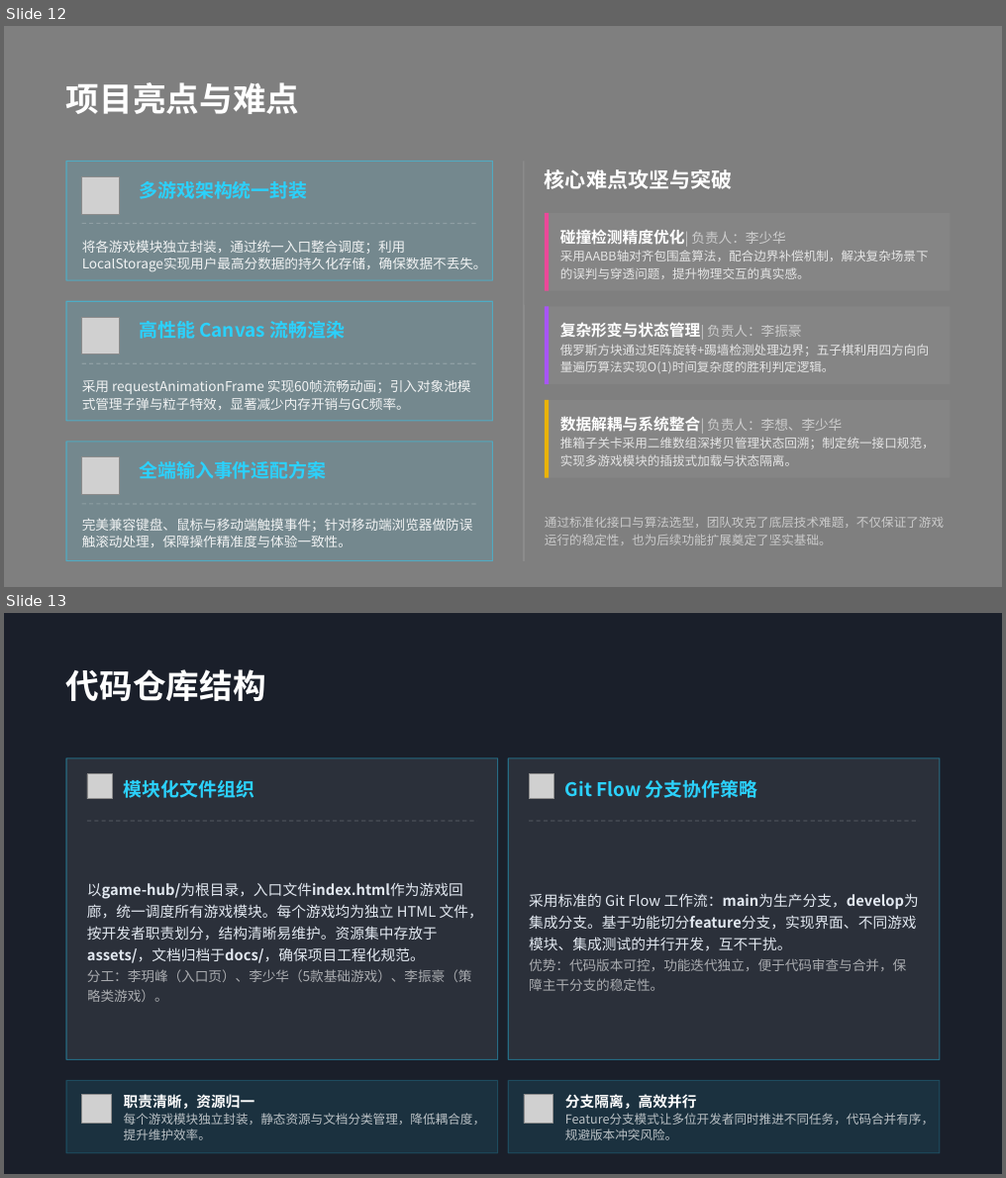
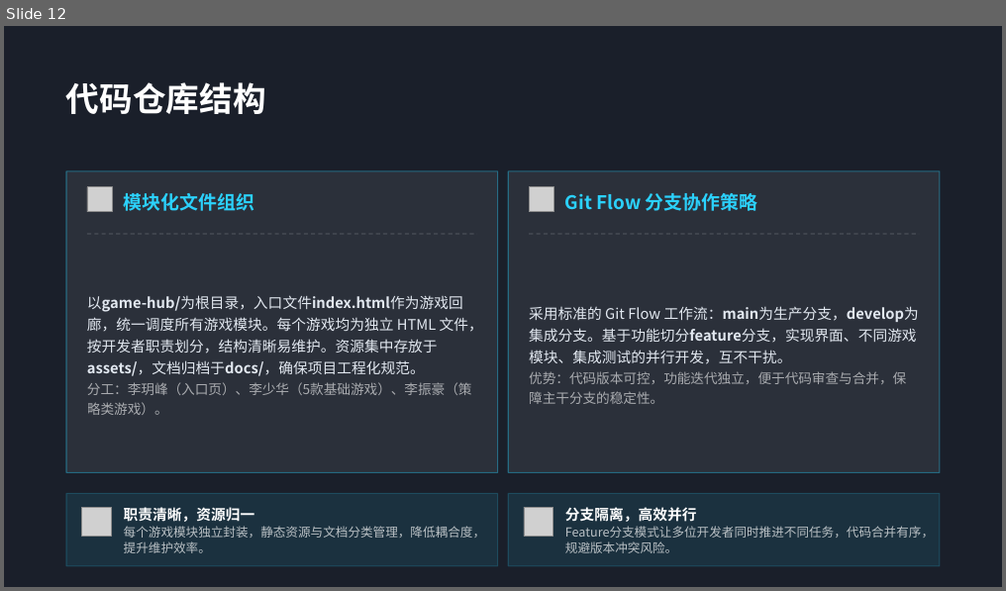
Before and after one commit to lish563/7k7k, a slide deck: documents/经典游戏回廊 2· 项目汇报.pptx. Shown one above the other, each under a label of ours: slides 12 and 13 before the commit, slide 12 after it. The pictures are 1006x1178 and 1006x591 pixels, drawn with LibreOffice and Linux fonts; fonts in the diff are those of the drawing; grey boxes stand for pictures; background and template pictures are left out; a plain dark background stands for a picture behind light text. Boxes give left, top, right and bottom in pixels: in the first picture for what was removed or moved away, otherwise in the second. Text is boxed around its words. In the diff, an @@ line names an element or a change of style, - is before the commit and + after.

```diff
--- a/documents/经典游戏回廊 2· 项目汇报.pptx
+++ b/documents/经典游戏回廊 2· 项目汇报.pptx
@@ slide 12 removed at <box>4,26,1002,587</box>, background picture (left out) @@
@@ rounded rectangle removed at <box>4,26,1002,587</box> @@
@@ text removed at <box>66,82,299,114</box> @@
-项目亮点与难点
@@ rounded rectangle removed at <box>66,162,492,281</box> @@
@@ line removed from (524, 162) to (524, 562) @@
@@ text removed at <box>545,170,732,189</box> @@
-核心难点攻坚与突破
@@ picture removed at <box>82,176,119,214</box> @@
@@ text removed at <box>139,181,307,199</box> @@
-多游戏架构统一封装
@@ line removed from (82, 224) to (477, 224) @@
@@ rounded rectangle removed at <box>545,213,950,291</box> @@
@@ rounded rectangle removed at <box>545,213,549,291</box> @@
@@ text removed at <box>560,230,929,279</box> @@
-碰撞检测精度优化| 负责人：李少华
-采用AABB轴对齐包围盒算法，配合边界补偿机制，解决复杂场景下的误判与穿透问题，提升物理交互的真实感。
@@ text removed at <box>82,240,487,273</box> @@
-将各游戏模块独立封装，通过统一入口整合调度；利用LocalStorage实现用户最高分数据的持久化存储，确保数据不丢失。
@@ rounded rectangle removed at <box>66,301,492,421</box> @@
@@ picture removed at <box>82,317,119,355</box> @@
@@ text removed at <box>139,321,345,339</box> @@
-高性能 Canvas 流畅渲染
@@ rounded rectangle removed at <box>545,307,950,384</box> @@
@@ rounded rectangle removed at <box>545,307,549,384</box> @@
@@ text removed at <box>560,322,929,373</box> @@
-复杂形变与状态管理| 负责人：李振豪
-俄罗斯方块通过矩阵旋转+踢墙检测处理边界；五子棋利用四方向向量遍历算法实现O(1)时间复杂度的胜利判定逻辑。
@@ line removed from (82, 364) to (477, 364) @@
@@ text removed at <box>82,380,471,410</box> @@
-采用 requestAnimationFrame 实现60帧流畅动画；引入对象池模式管理子弹与粒子特效，显著减少内存开销与GC频率。
@@ rounded rectangle removed at <box>545,400,950,478</box> @@
@@ rounded rectangle removed at <box>545,400,549,478</box> @@
@@ text removed at <box>560,417,935,467</box> @@
-数据解耦与系统整合| 负责人：李想、李少华
-推箱子关卡采用二维数组深拷贝管理状态回溯；制定统一接口规范，实现多游戏模块的插拔式加载与状态隔离。
@@ rounded rectangle removed at <box>66,442,492,562</box> @@
@@ picture removed at <box>82,458,119,494</box> @@
@@ text removed at <box>139,462,326,479</box> @@
-全端输入事件适配方案
@@ line removed from (82, 504) to (477, 504) @@
@@ text removed at <box>82,518,473,548</box> @@
-完美兼容键盘、鼠标与移动端触摸事件；针对移动端浏览器做防误触滚动处理，保障操作精准度与体验一致性。
@@ text removed at <box>545,517,944,546</box> @@
-通过标准化接口与算法选型，团队攻克了底层技术难题，不仅保证了游戏运行的稳定性，也为后续功能扩展奠定了坚实基础。
@@ what was slide 13 is now slide 12 @@
```
Also in this commit, not shown: 4 slides changed.
